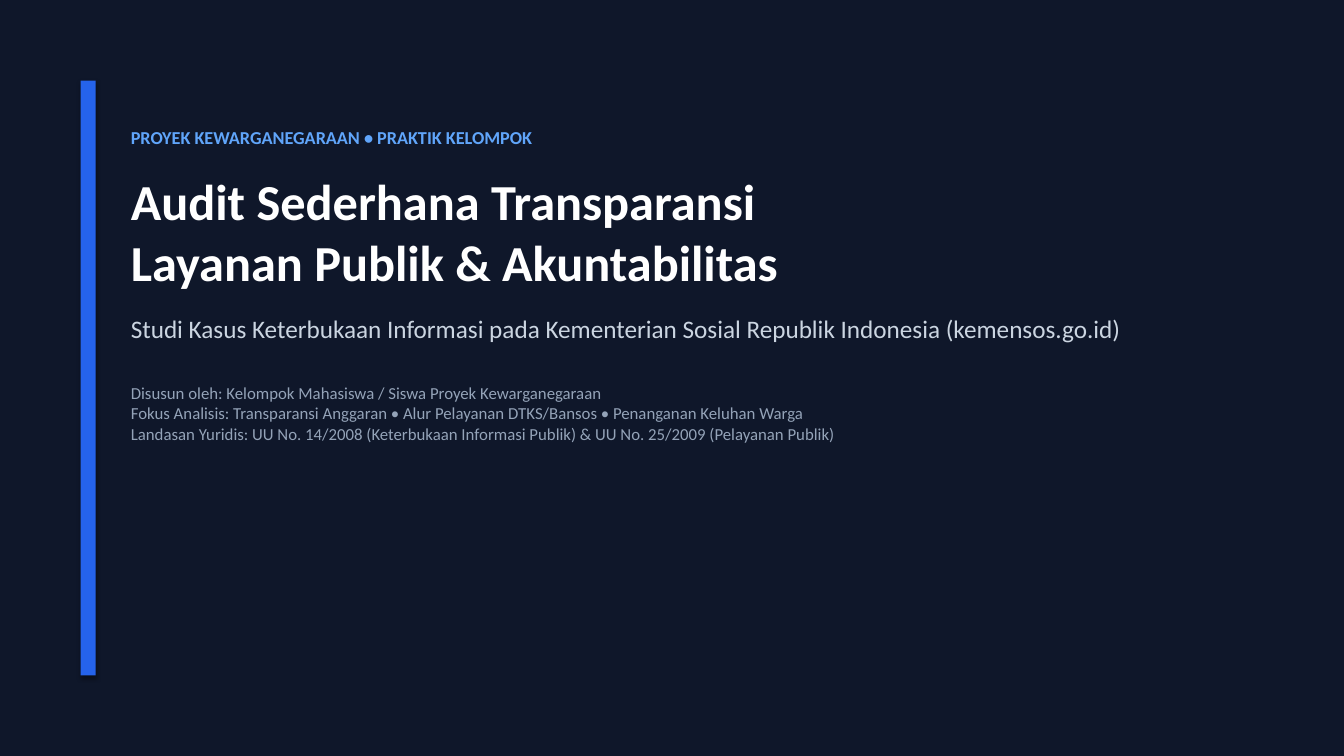
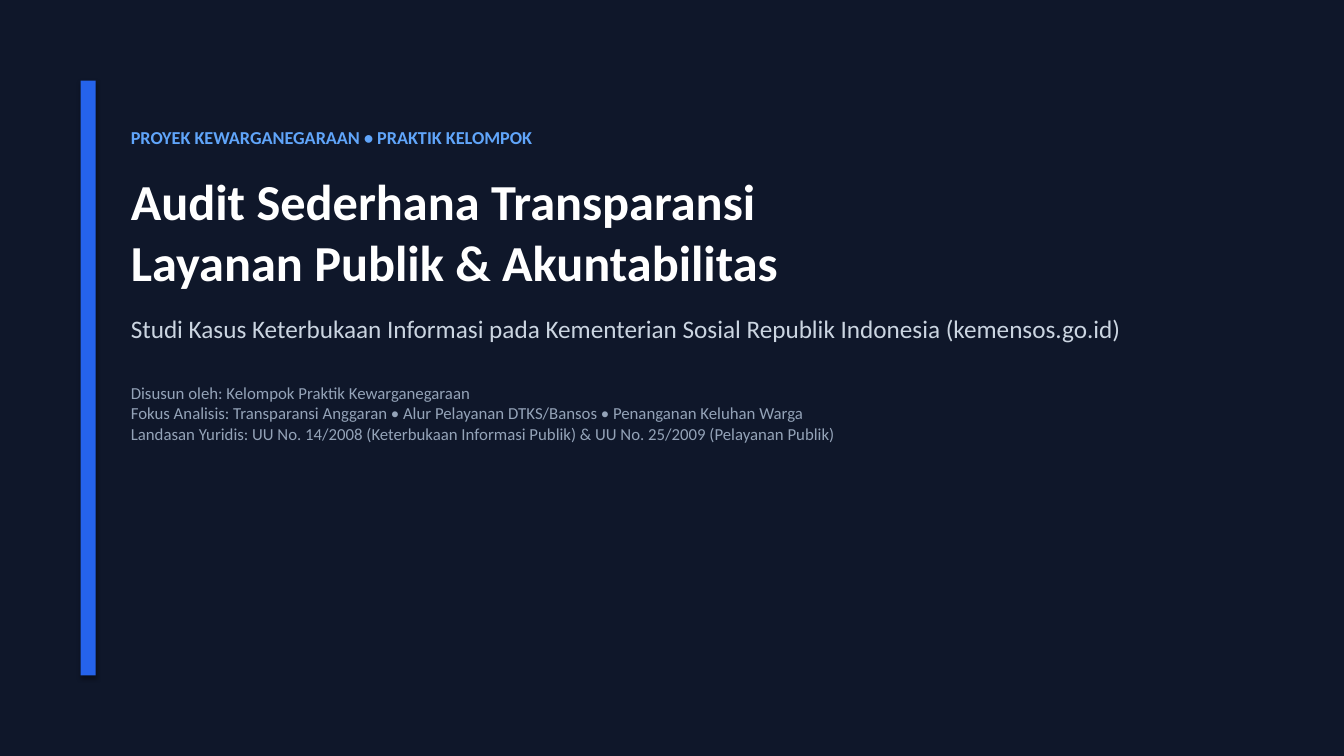
Before and after one commit to lionelsabdani36-ai/duckvaulta, a slide deck: slide 1 of apps/kemensos-audit/Audit_Transparansi_Kemensos_Kelompok.pptx. Drawn at 1344x756 pixels with LibreOffice and Linux fonts; fonts in the diff are those of the drawing. Boxes give left, top, right and bottom in pixels: in the first picture for what was removed or moved away, otherwise in the second. Text is boxed around its words. In the diff, an @@ line names an element or a change of style, - is before the commit and + after.

```diff
--- a/apps/kemensos-audit/Audit_Transparansi_Kemensos_Kelompok.pptx
+++ b/apps/kemensos-audit/Audit_Transparansi_Kemensos_Kelompok.pptx
@@ text at [131,387,835,443]: text changed @@
-Disusun oleh: Kelompok Mahasiswa / Siswa Proyek Kewarganegaraan
-Fokus Analisis: Transparansi Anggaran • Alur Pelayanan DTKS/Bansos • Penanganan Keluhan Warga
-Landasan Yuridis: UU No. 14/2008 (Keterbukaan Informasi Publik) & UU No. 25/2009 (Pelayanan Publik)
+Disusun oleh: Kelompok Praktik Kewarganegaraan
+Fokus Analisis: Transparansi Anggaran • Alur Pelayanan DTKS/Bansos • Penanganan Keluhan Warga
+Landasan Yuridis: UU No. 14/2008 (Keterbukaan Informasi Publik) & UU No. 25/2009 (Pelayanan Publik)
```
Also in this commit, not shown: 6 other slides changed, 1 slide added, 1 slide removed, 2 other files.
